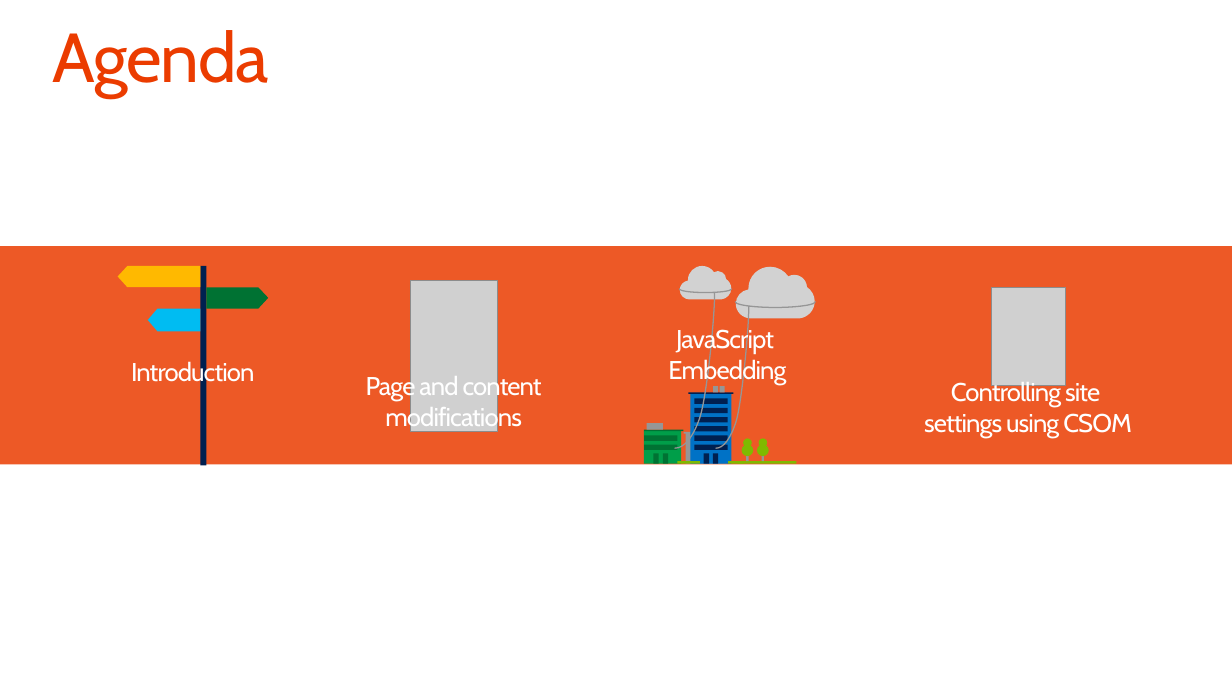
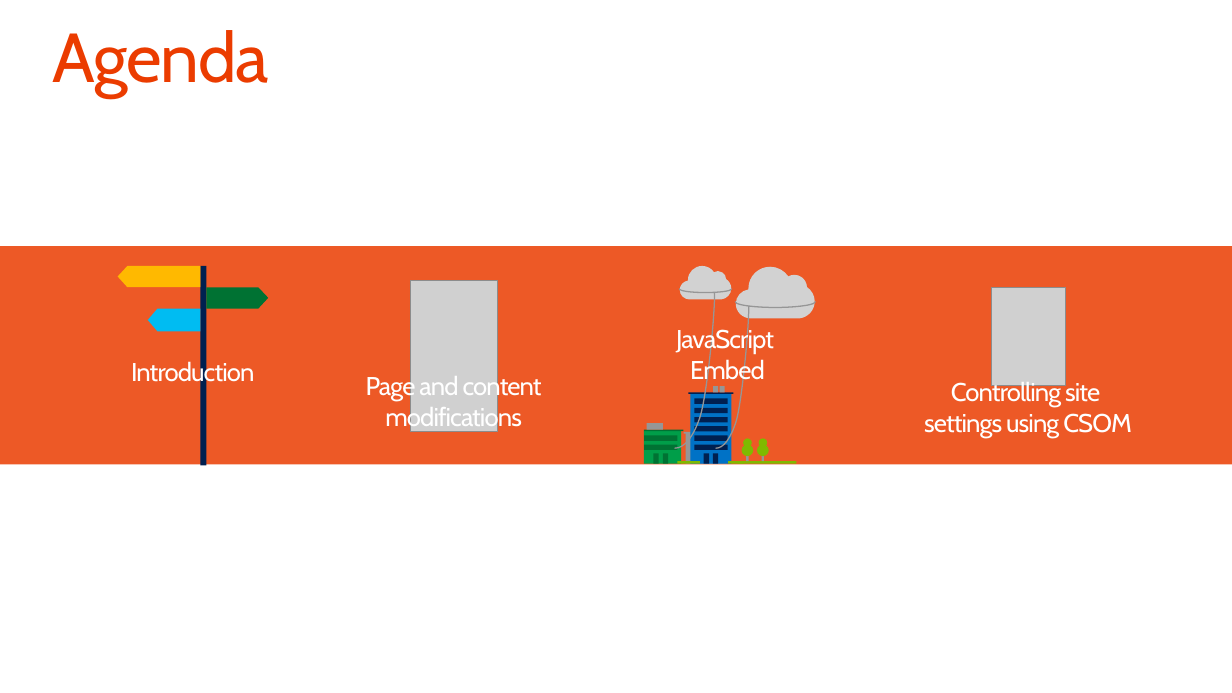
Before and after one commit to OfficeDev/TrainingContent, a slide deck: slide 2 of O3658/02 Managing site settings using app model/2_SiteManagement.pptx. Drawn at 1232x693 pixels with LibreOffice and Linux fonts; fonts in the diff are those of the drawing; grey boxes stand for pictures; background and template pictures are left out. Boxes give left, top, right and bottom in pixels: in the first picture for what was removed or moved away, otherwise in the second. Text is boxed around its words. In the diff, an @@ line names an element or a change of style, - is before the commit and + after.

Commit message:
Updated terminology for JS embed

```diff
--- a/O3658/02 Managing site settings using app model/2_SiteManagement.pptx
+++ b/O3658/02 Managing site settings using app model/2_SiteManagement.pptx
@@ text at <box>676,326,774,384</box>: text changed @@
-JavaScript
-Embedding
+JavaScript
+Embed
```
Also in this commit, not shown: 8 other slides changed, 1 other file.
